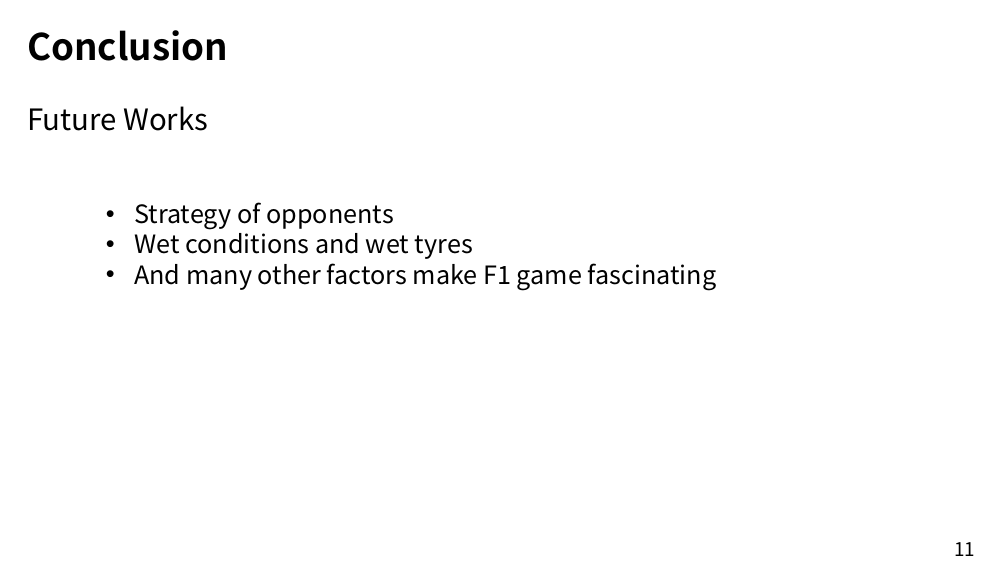
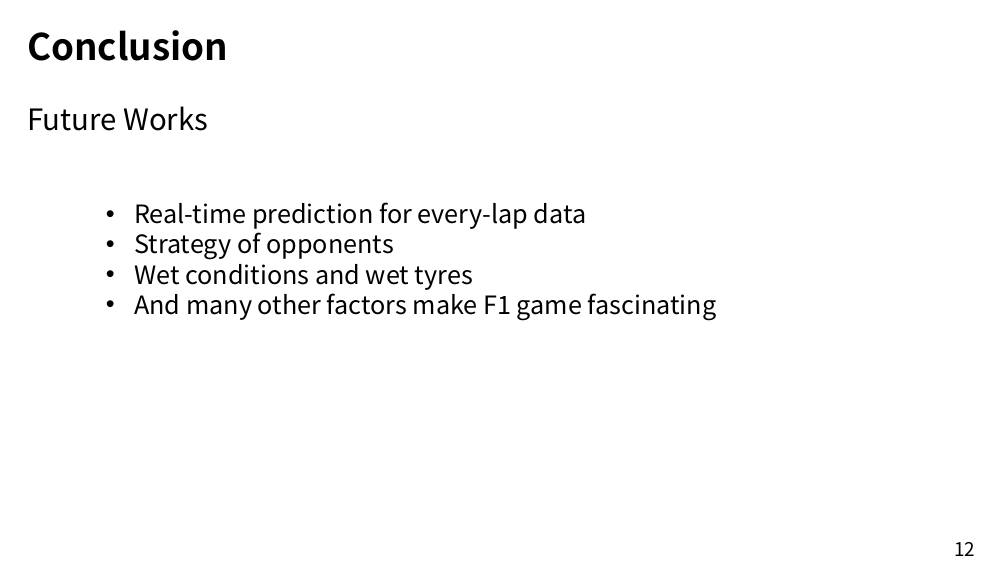
Before and after one commit to xvhhvx/EESM5900V_Project, a slide deck: slide 12 of Project_Presentation.pptx (slide 11 before the commit). Drawn at 1008x567 pixels with LibreOffice and Linux fonts; fonts in the diff are those of the drawing. Boxes give left, top, right and bottom in pixels: in the first picture for what was removed or moved away, otherwise in the second. Text is boxed around its words. In the diff, an @@ line names an element or a change of style, - is before the commit and + after.

```diff
--- a/Project_Presentation.pptx
+++ b/Project_Presentation.pptx
@@ text at <box>134,202,587,229</box>: paragraph added @@
+• Real-time prediction for every-lap data
@@ text at <box>954,542,975,556</box>: text changed @@
-11
+12
```
Also in this commit, not shown: 8 other slides changed, 1 slide added.
